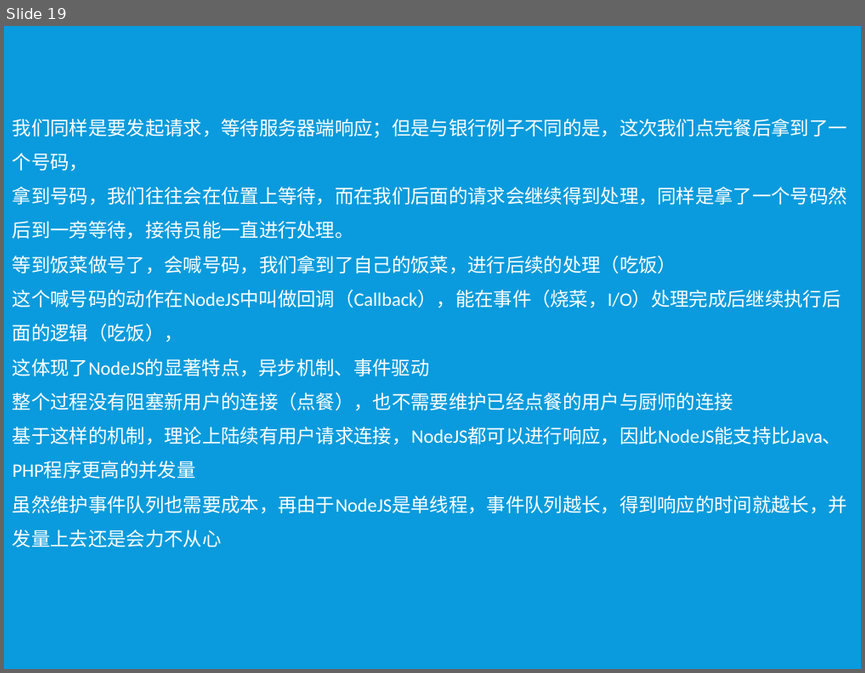
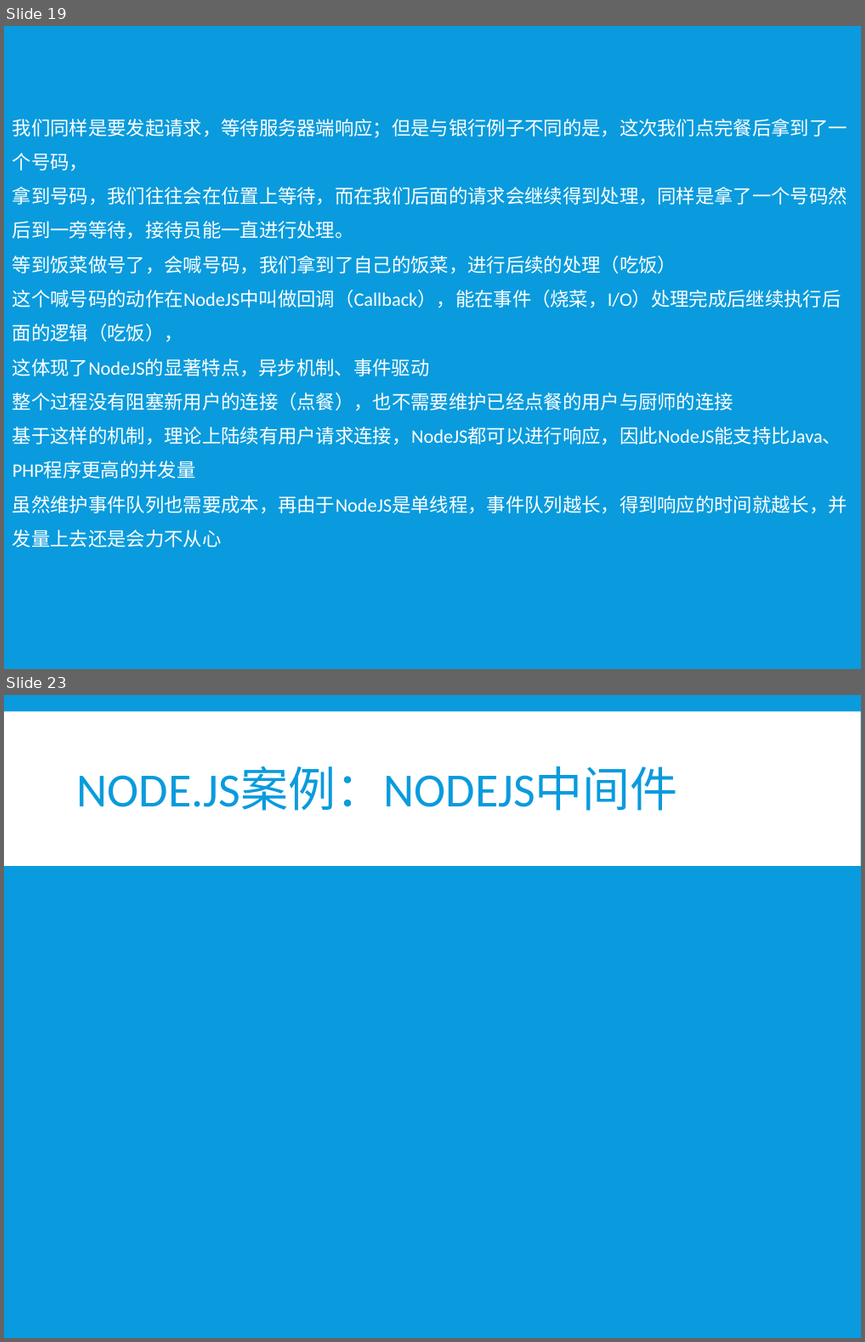
Before and after one commit to xiayu1986/webLearn, a slide deck: mix/技术分享/NODE技术分享.pptx. Shown one above the other, each under a label of ours: slide 19 before the commit, slides 19 and 23 after it; the slides between them are not shown. The pictures are 865x673 and 865x1342 pixels, drawn with LibreOffice and Linux fonts; fonts in the diff are those of the drawing. Boxes give left, top, right and bottom in pixels: in the first picture for what was removed or moved away, otherwise in the second. Text is boxed around its words. In the diff, an @@ line names an element or a change of style, - is before the commit and + after.

```diff
--- a/mix/技术分享/NODE技术分享.pptx
+++ b/mix/技术分享/NODE技术分享.pptx
@@ slide 23 added at (x1=4, y1=695, x2=861, y2=1338), background #099BDD @@
@@ rectangle added at (x1=4, y1=711, x2=861, y2=866), fill #FFFFFF @@
@@ title added at (x1=77, y1=766, x2=678, y2=811), 40 pt, text #099BDD @@
+NODE.JS案例：NODEJS中间件
```
Also in this commit, not shown: 2 slides changed, 2 other slides added, 2 slides removed, 9 other files.
